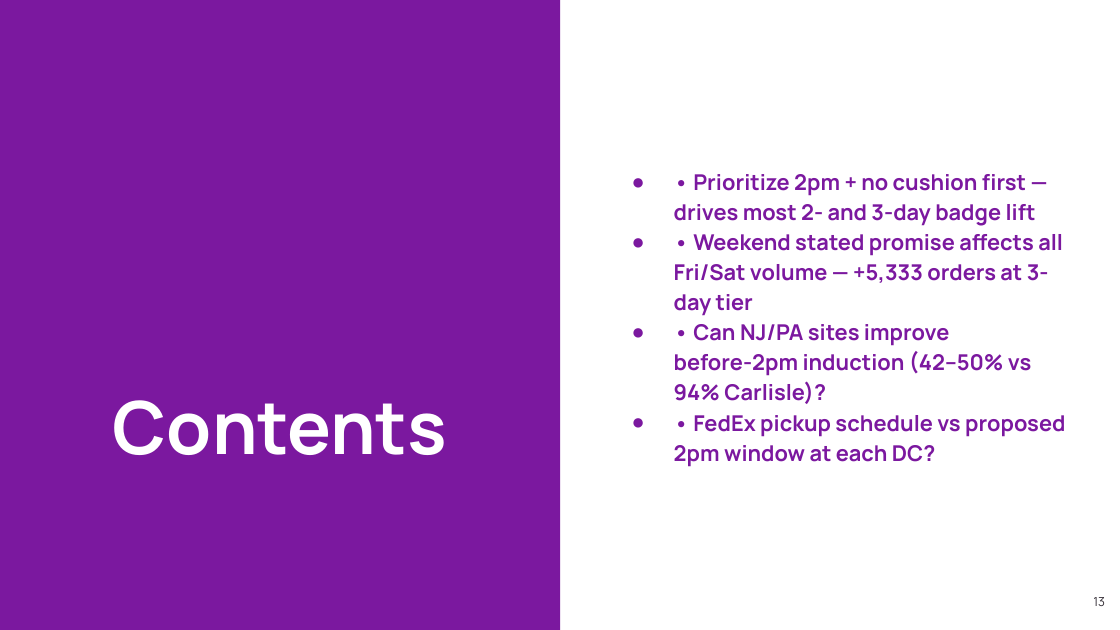
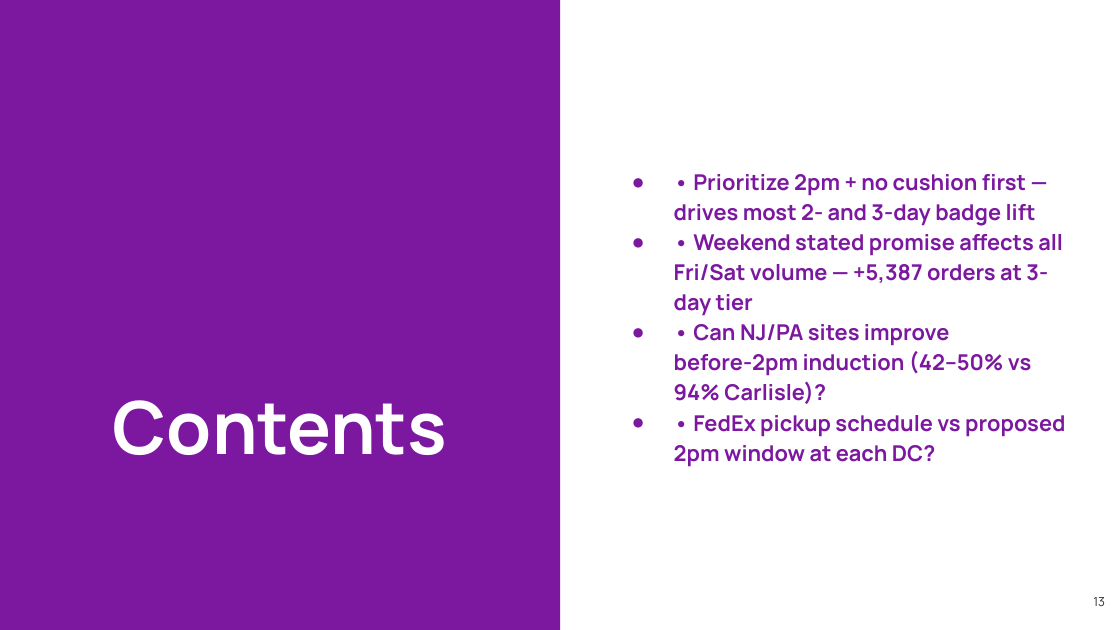
Before and after one commit to et844p/O2S, a slide deck: slide 13 of output/safavieh/Safavieh_CEO_June_MSBD.pptx. Drawn at 1120x630 pixels with LibreOffice and Linux fonts; fonts in the diff are those of the drawing; background and template pictures are left out. Boxes give left, top, right and bottom in pixels: in the first picture for what was removed or moved away, otherwise in the second. Text is boxed around its words. In the diff, an @@ line names an element or a change of style, - is before the commit and + after.

```diff
--- a/output/safavieh/Safavieh_CEO_June_MSBD.pptx
+++ b/output/safavieh/Safavieh_CEO_June_MSBD.pptx
@@ text at (674,234,1063,316): text changed @@
-● • Weekend stated promise affects all Fri/Sat volume — +5,333 orders at 3-day tier
+● • Weekend stated promise affects all Fri/Sat volume — +5,387 orders at 3-day tier
```
Also in this commit, not shown: 2 other slides changed, 12 other files.
